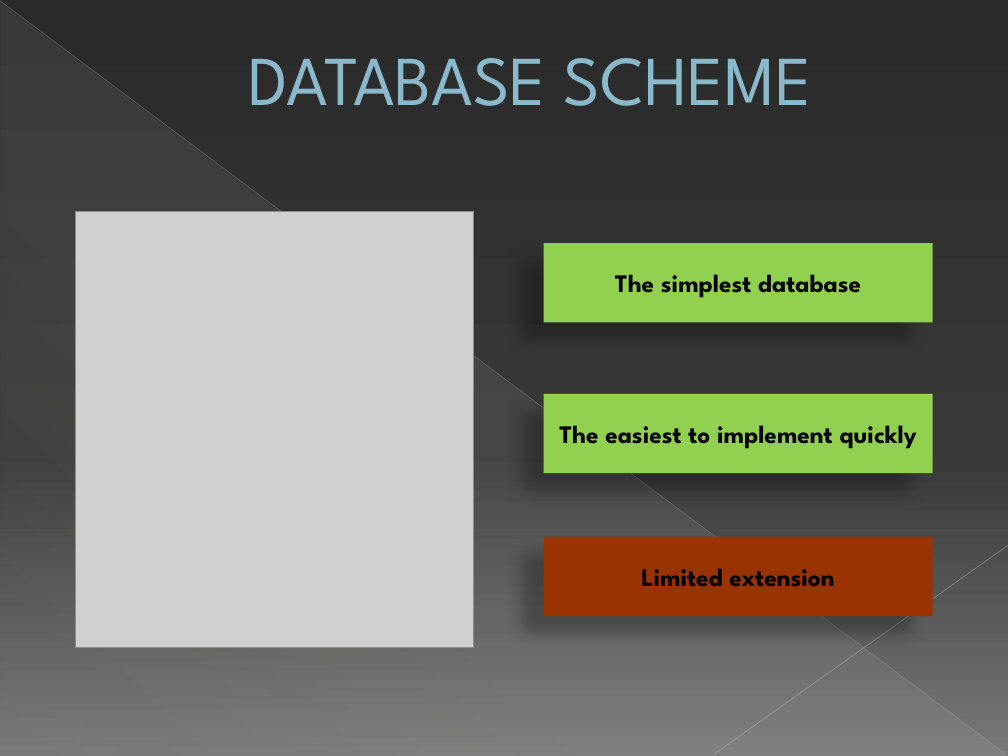
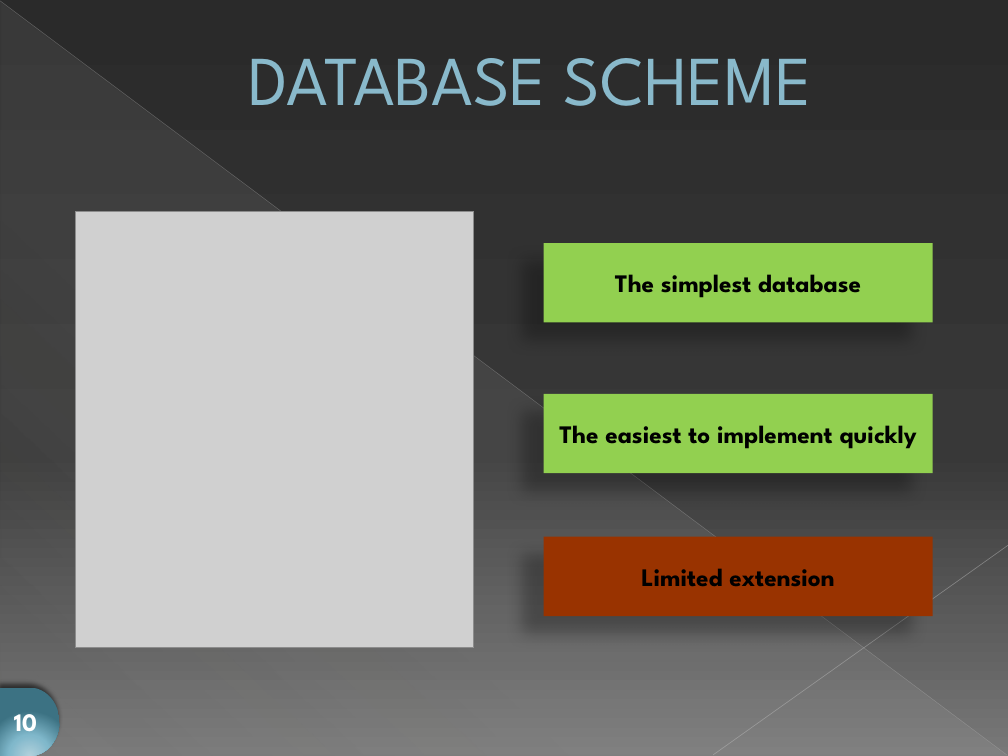
Before and after one commit to lmontion/ABC-Geometrie, a slide deck: slide 10 of ABC de la Géométrie.pptx. Drawn at 1008x756 pixels with LibreOffice and Linux fonts; fonts in the diff are those of the drawing; grey boxes stand for pictures. Boxes give left, top, right and bottom in pixels: in the first picture for what was removed or moved away, otherwise in the second. Text is boxed around its words. In the diff, an @@ line names an element or a change of style, - is before the commit and + after.

```diff
--- a/ABC de la Géométrie.pptx
+++ b/ABC de la Géométrie.pptx
@@ flow chart delay added at bbox=[0, 687, 59, 756], fill gradient #B3D0DC to #81B8CC to #3D7283, 18 pt, text #FFFFFF, bold @@
+10
```
Also in this commit, not shown: 26 other slides changed, 2 other files.
